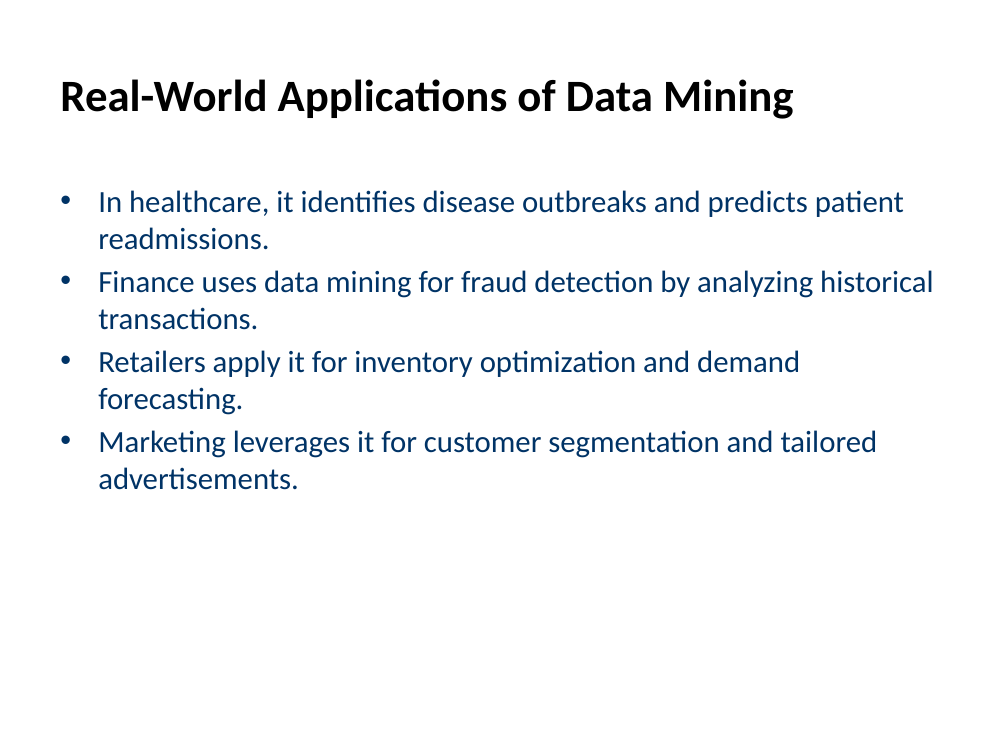
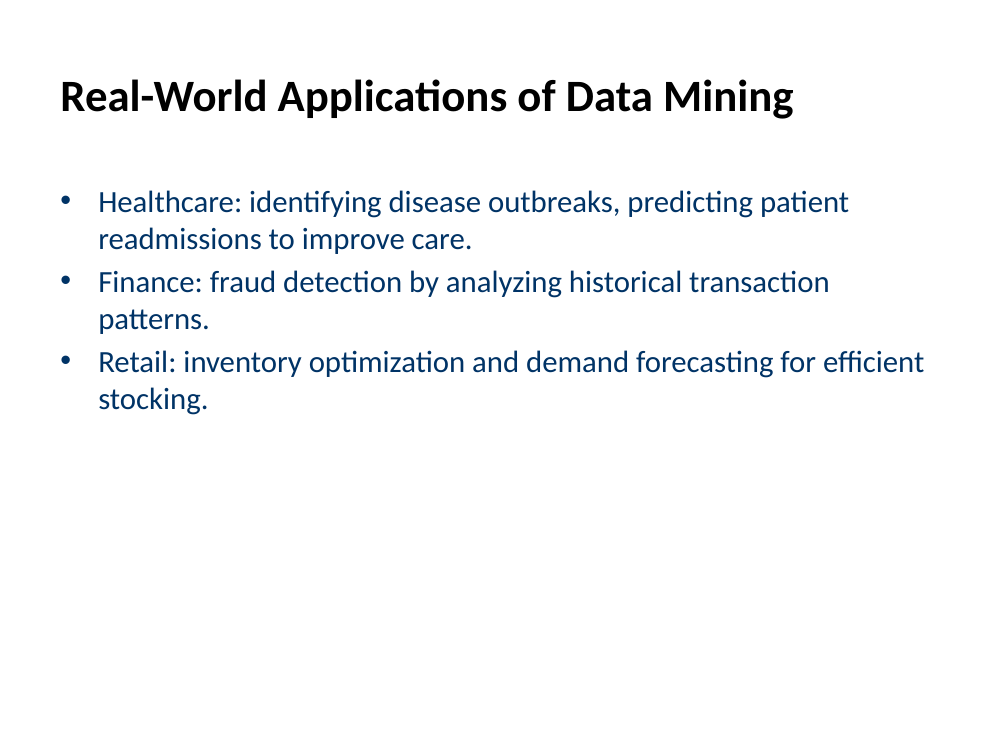
Before and after one commit to Tharushi1228/IT3041-IRWA, a slide deck: slide 6 of outputs/slides/monil_Data-mining.pptx (slide 7 before the commit). Drawn at 1008x756 pixels with LibreOffice and Linux fonts; fonts in the diff are those of the drawing. Boxes give left, top, right and bottom in pixels: in the first picture for what was removed or moved away, otherwise in the second. Text is boxed around its words. In the diff, an @@ line names an element or a change of style, - is before the commit and + after.

```diff
--- a/outputs/slides/monil_Data-mining.pptx
+++ b/outputs/slides/monil_Data-mining.pptx
@@ text at [98,190,924,415]: text changed @@
-• In healthcare, it identifies disease outbreaks and predicts patient readmissions.
-• Finance uses data mining for fraud detection by analyzing historical transactions.
-• Retailers apply it for inventory optimization and demand forecasting.
-• Marketing leverages it for customer segmentation and tailored advertisements.
+• Healthcare: identifying disease outbreaks, predicting patient readmissions to improve care.
+• Finance: fraud detection by analyzing historical transaction patterns.
+• Retail: inventory optimization and demand forecasting for efficient stocking.
```
Also in this commit, not shown: 7 other slides changed, 1 slide removed, 2 other files.
